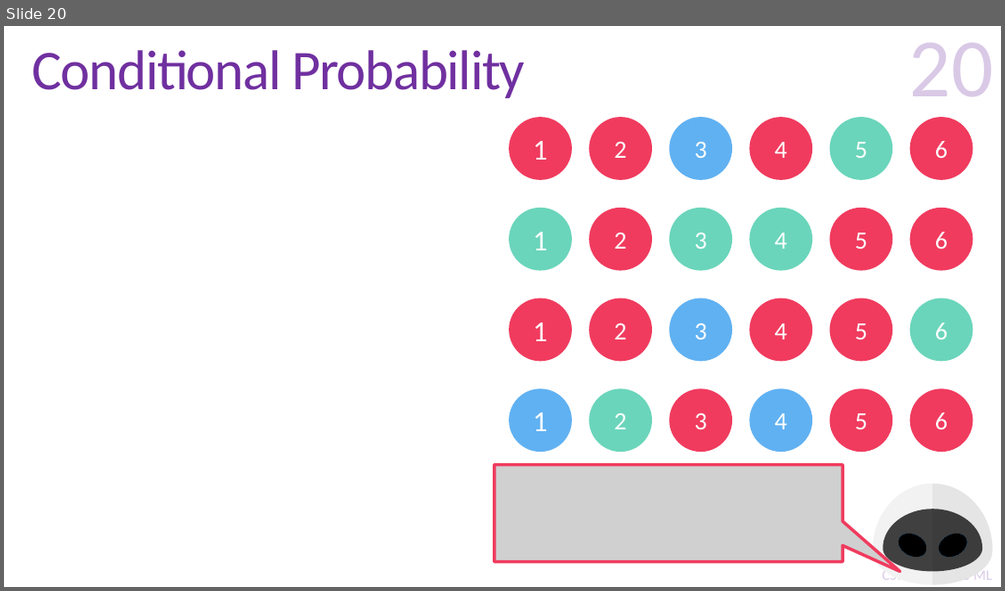
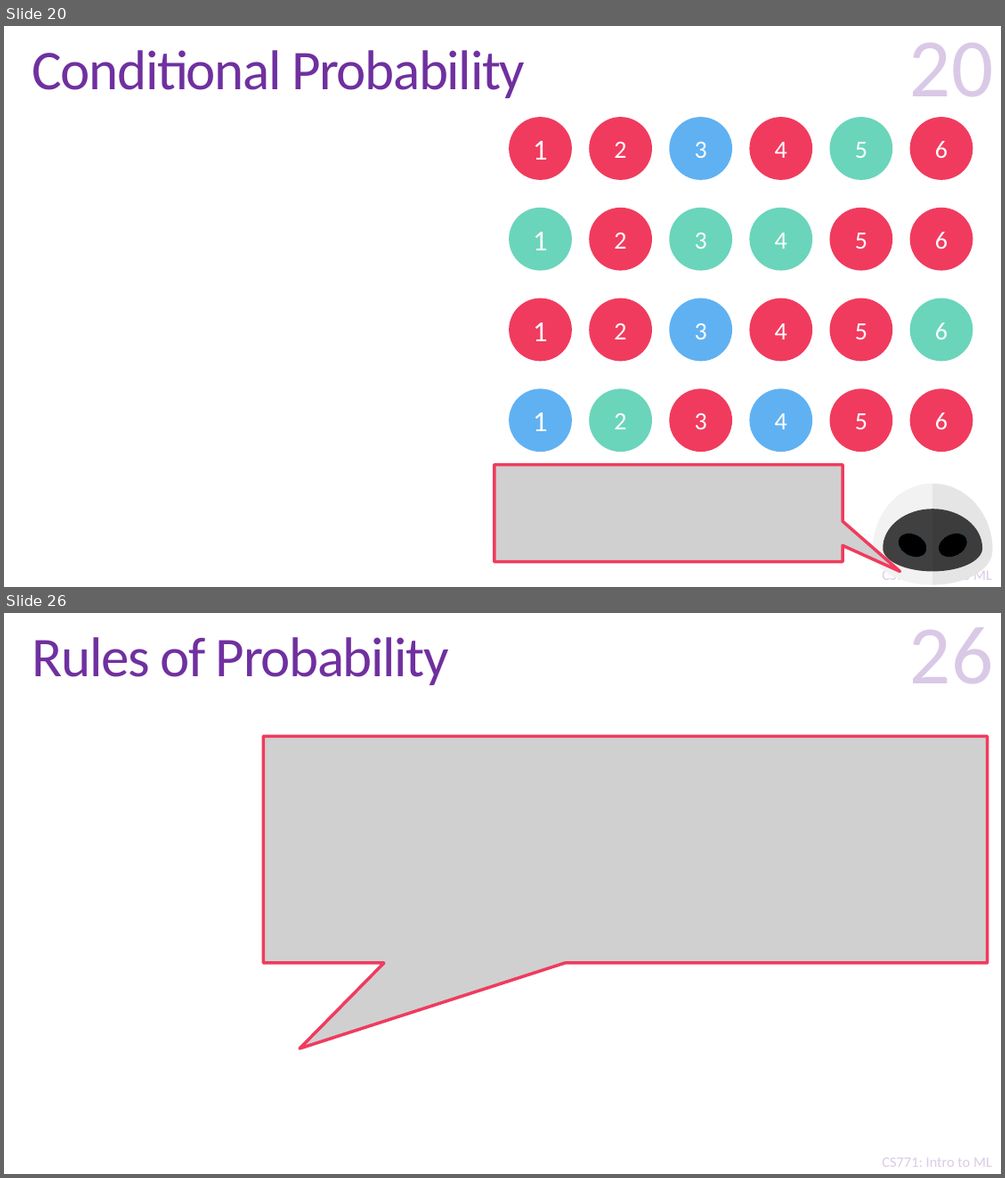
Before and after one commit to purushottamkar/ml19-20w, a slide deck: lecture_slides/12_Probability Refresher.pptx. Shown one above the other, each under a label of ours: slide 20 before the commit, slides 20 and 26 after it; the slides between them are not shown. The pictures are 1005x591 and 1005x1178 pixels, drawn with LibreOffice and Linux fonts; fonts in the diff are those of the drawing; grey boxes stand for pictures; background and template pictures are left out. Boxes give left, top, right and bottom in pixels: in the first picture for what was removed or moved away, otherwise in the second. Text is boxed around its words. In the diff, an @@ line names an element or a change of style, - is before the commit and + after.

```diff
--- a/lecture_slides/12_Probability Refresher.pptx
+++ b/lecture_slides/12_Probability Refresher.pptx
@@ slide 26 added at box(4, 613, 1001, 1174), background #FFFFFF; not listed: 2 template elements that a slide beside it also shows @@
@@ title added at box(32, 637, 449, 685), 54 pt, text #7030A0 @@
+Rules of Probability
@@ page number added at box(909, 627, 993, 683), 80 pt, text #7030A0 at 25% opacity @@
+26
@@ picture added at box(264, 737, 987, 963) @@
```
Also in this commit, not shown: 8 other slides added.
